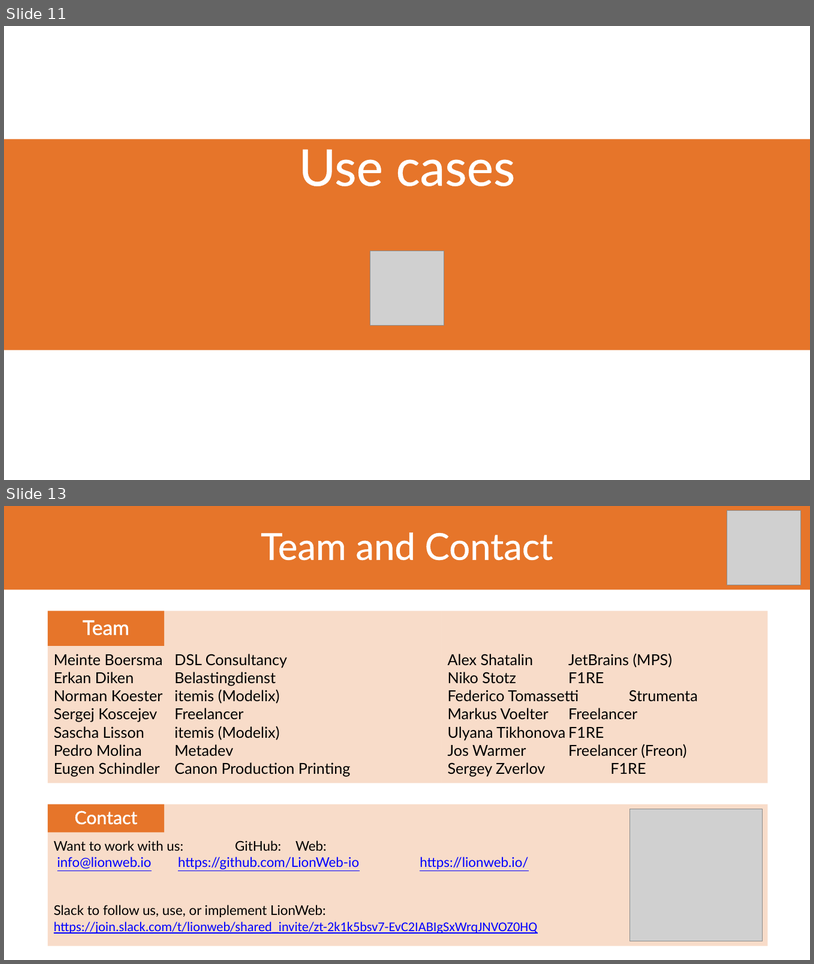
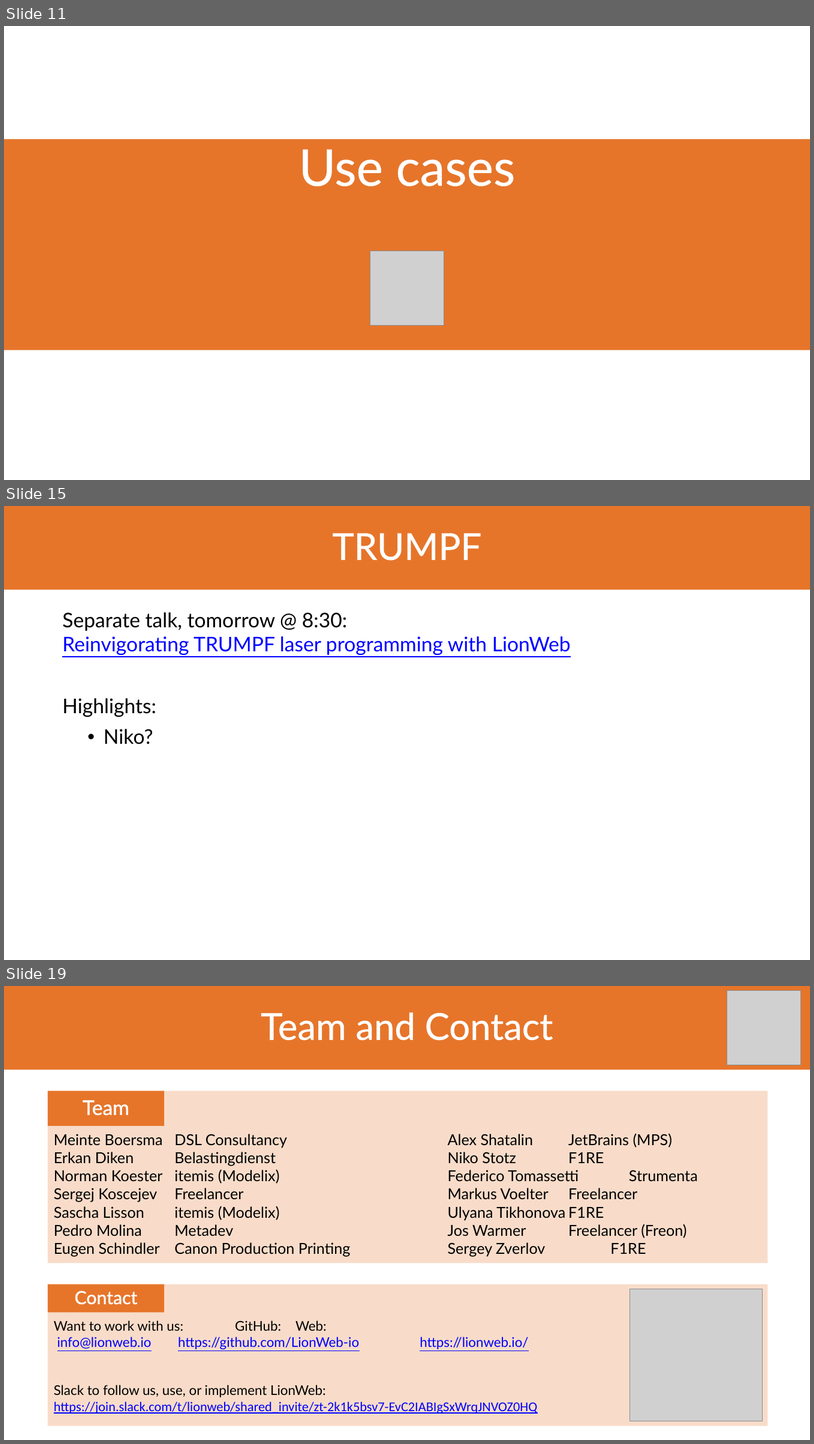
Before and after one commit to LionWeb-io/specification, a slide deck: conference-talks/LangDev/2026/LangDev 2026 Talk.pptx. Shown one above the other, each under a label of ours: slides 11 and 13 before the commit, slides 11, 15 and 19 after it; the slides between them are not shown. The pictures are 814x964 and 814x1444 pixels, drawn with LibreOffice and Linux fonts; fonts in the diff are those of the drawing; grey boxes stand for pictures; background and template pictures are left out. Boxes give left, top, right and bottom in pixels: in the first picture for what was removed or moved away, otherwise in the second. Text is boxed around its words. In the diff, an @@ line names an element or a change of style, - is before the commit and + after.

```diff
--- a/conference-talks/LangDev/2026/LangDev 2026 Talk.pptx
+++ b/conference-talks/LangDev/2026/LangDev 2026 Talk.pptx
@@ slide 15 added at <box>4,506,810,960</box>, background #FFFFFF @@
@@ title added at <box>4,506,810,589</box>, fill #E6752A, 44 pt, text #FFFFFF @@
+TRUMPF
@@ text added at <box>62,612,571,744</box>, 24 pt, text #0000FF, underline @@
+Separate talk, tomorrow @ 8:30:
+Reinvigorating TRUMPF laser programming with LionWeb
+Highlights:
+  • Niko?
@@ what was slide 13 is now slide 19 @@
```
Also in this commit, not shown: 4 slides changed, 6 other slides added, 1 slide removed, 1 other file.
